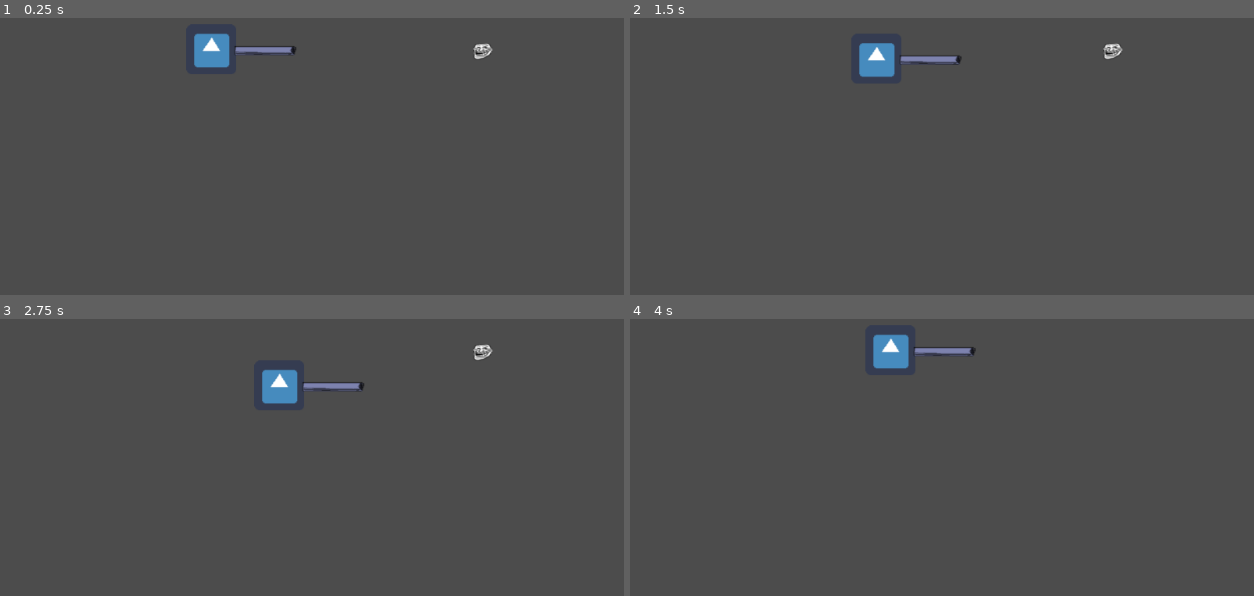
Above: before the commit, frames 1-4 (two rows, left to right).
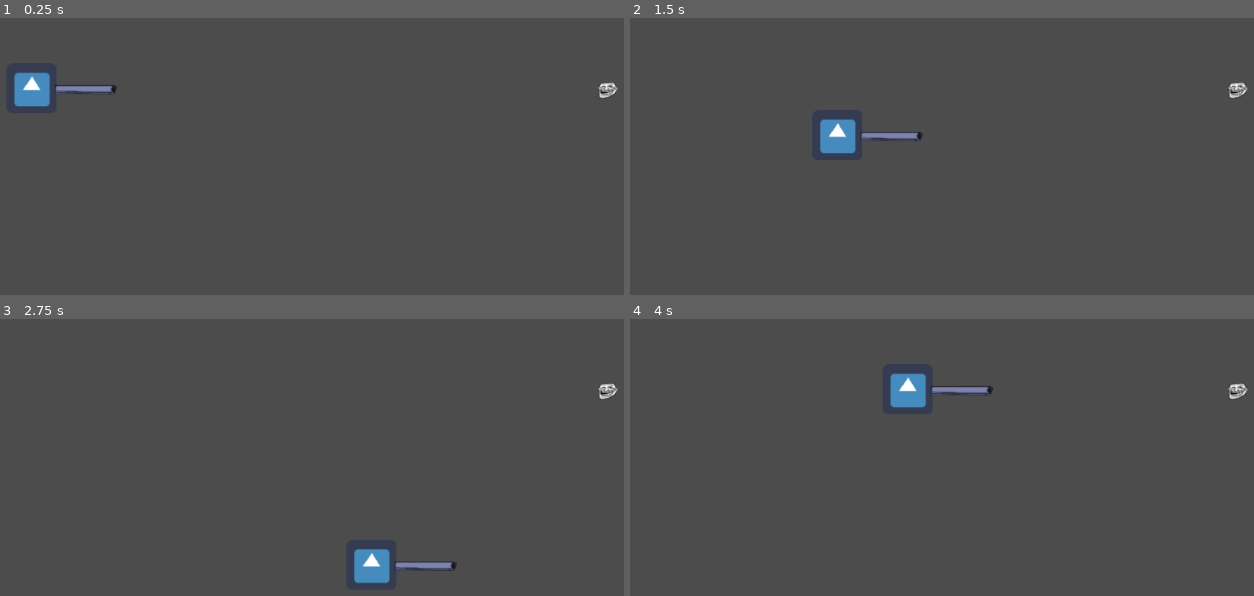
Above: after the commit, the same moments.

Repository: Sasti/gameoff2018RhythmShooter
Game: Godot game, scene res://LevelTemplate.tscn
Same seed, same stepped clock (60 frames per second), same inputs: the game is played once before the commit and once after it. The engine's default icon, where the game draws it, is replaced by a stand-in: a white triangle on a blue panel in a dark square.
Inputs:
- Up to frame 1 (0.25 s): no input
- Up to frame 2 (1.5 s): tap Enter at 0.5 s; hold Right (ui_right) 0.53-1.28 s; hold Down (ui_down) from 1.28 s (still down)
- Up to frame 3 (2.75 s): release Down (ui_down) at 2.03 s; hold Right (ui_right) from 2.03 s (still down)
- Up to frame 4 (4 s): release Right (ui_right) at 2.78 s; hold Up (ui_up) 2.78-3.53 s; hold Left (ui_left) from 3.53 s (still down)

The runs differ from the first frame. In frame 1, 2.2% of the frame differs, in the area x 2-100%, y 5-33%; in frame 2, 2.1%; in frame 3, 2.2%; in frame 4, 2.1%.
Error after the commit: Parse Error: The method "move_and_collide" isn't declared in the current class. (res://DummyMob.gd:25)

Commit message:
Basic movement script for the mob (not quite working yet)

Diff:
--- a/Primal Beat/DummyMob.gd
+++ b/Primal Beat/DummyMob.gd
@@ -1,16 +1,31 @@
 extends RigidBody2D
 
+# Whether the player has entered our aggro range
+var aggroing = false
+
+# Whether we are in range to attack the player
 var attacking = false
 
+# Where to move when aggroed
+var target = Vector2()
+
+# Movement parameters
+var speed = 200
+var velocity = Vector2()
+
 func _ready():
-	# Called when the node is added to the scene for the first time.
-	# Initialization here
+	target = get_node('../Traveler')
 	$MobHitArea.connect('area_entered', self, 'hit')
+	$MobAggroRange.connect('area_entered', self, 'aggroed')
 
-#func _process(delta):
-#	# Called every frame. Delta is time since last frame.
-#	# Update game logic here.
-#	pass
+func _process(delta):
+	velocity = (target.position - position).normalized() * speed
+
+	if aggroing:
+		move_and_collide(velocity)
 
 func hit(object):
 	queue_free()
+
+func aggroed(object):
+	aggroing = true
--- a/Primal Beat/LevelTemplate.tscn
+++ b/Primal Beat/LevelTemplate.tscn
@@ -22,6 +22,11 @@
 "name": "default",
 "speed": 5.0
 } ]
+
+[sub_resource type="CircleShape2D" id=5]
+
+custom_solver_bias = 0.0
+radius = 10.0
 
 [sub_resource type="CircleShape2D" id=3]
 
@@ -54,7 +59,7 @@
 
 [node name="Traveler" parent="Gameworld" index="0" instance=ExtResource( 1 )]
 
-position = Vector2( 493.295, 240.308 )
+position = Vector2( 263.295, 290.308 )
 
 [node name="PlayerHitbox" type="Area2D" parent="Gameworld/Traveler" index="3"]
 
@@ -65,6 +70,7 @@
 angular_damp = 1.0
 audio_bus_override = false
 audio_bus_name = "Master"
+_sections_unfolded = [ "Collision" ]
 
 [node name="CollisionShape2D" type="CollisionShape2D" parent="Gameworld/Traveler/PlayerHitbox" index="0"]
 
@@ -79,8 +85,10 @@
 gravity = 98.0
 linear_damp = 0.1
 angular_damp = 1.0
+collision_mask = 0
 audio_bus_override = false
 audio_bus_name = "Master"
+_sections_unfolded = [ "Collision" ]
 
 [node name="CollisionShape2D" type="CollisionShape2D" parent="Gameworld/Traveler/PlayerAggroRange" index="0"]
 
@@ -90,7 +98,7 @@
 
 [node name="DummyMob" type="RigidBody2D" parent="Gameworld" index="1"]
 
-position = Vector2( 840.997, 242.659 )
+position = Vector2( 1001, 292.659 )
 input_pickable = false
 collision_layer = 1
 collision_mask = 0
@@ -117,7 +125,14 @@
 frames = SubResource( 2 )
 animation = "default"
 
-[node name="MobHitArea" type="Area2D" parent="Gameworld/DummyMob" index="1"]
+[node name="MobAggroRange" type="CollisionShape2D" parent="Gameworld/DummyMob" index="1"]
+
+scale = Vector2( 30, 30 )
+shape = SubResource( 5 )
+disabled = true
+_sections_unfolded = [ "Transform" ]
+
+[node name="MobHitArea" type="Area2D" parent="Gameworld/DummyMob" index="2"]
 
 position = Vector2( -0.218942, -0.0547333 )
 rotation = 1.5708
@@ -135,7 +150,7 @@
 shape = SubResource( 3 )
 _sections_unfolded = [ "Transform" ]
 
-[node name="VisibilityNotifier2D" type="VisibilityNotifier2D" parent="Gameworld/DummyMob" index="2"]
+[node name="VisibilityNotifier2D" type="VisibilityNotifier2D" parent="Gameworld/DummyMob" index="3"]
 
 position = Vector2( -0.0158039, 0.124878 )
 scale = Vector2( 1.12233, 1.01249 )
--- a/Primal Beat/Traveler.gd
+++ b/Primal Beat/Traveler.gd
@@ -1,9 +1,7 @@
 extends KinematicBody2D
 
-# class member variables go here, for example:
-# var a = 2
-# var b = "textvar"
 var shot
+var speed = 5
 
 func _init():
 	shot = load("res://PlayerShot.tscn")
@@ -20,13 +18,13 @@
 
 func _physics_process(delta):
 	if Input.is_action_pressed("ui_down"):
-		position.y += 1
+		position.y += speed
 
 	if Input.is_action_pressed("ui_up"):
-		position.y -= 1
+		position.y -= speed
 
 	if Input.is_action_pressed("ui_right"):
-		position.x += 1
+		position.x += speed
 
 	if Input.is_action_pressed("ui_left"):
-		position.x -= 1
+		position.x -= speed
Not shown: 1 places in Primal Beat/LevelTemplate.tscn that only renumber resources
